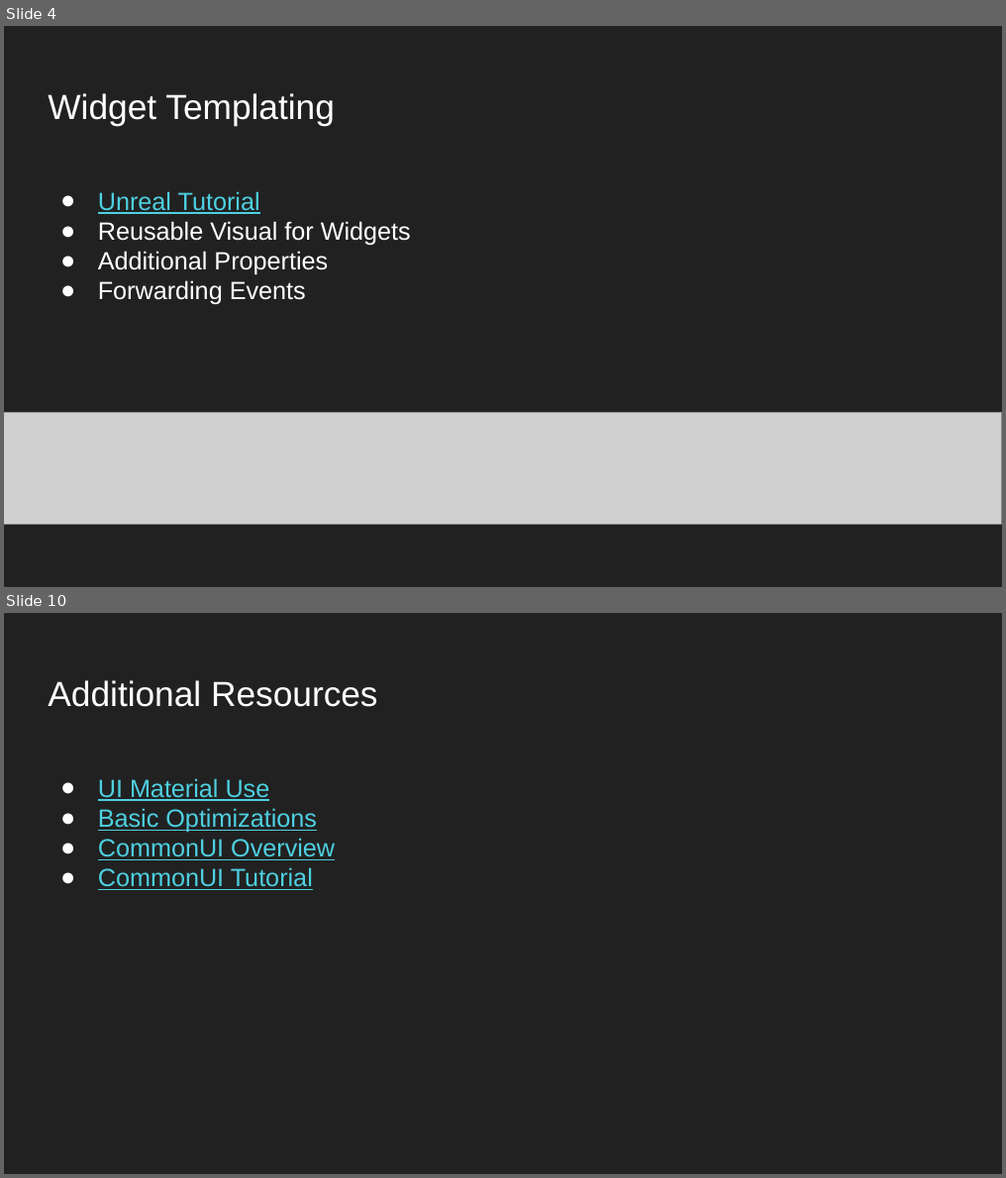
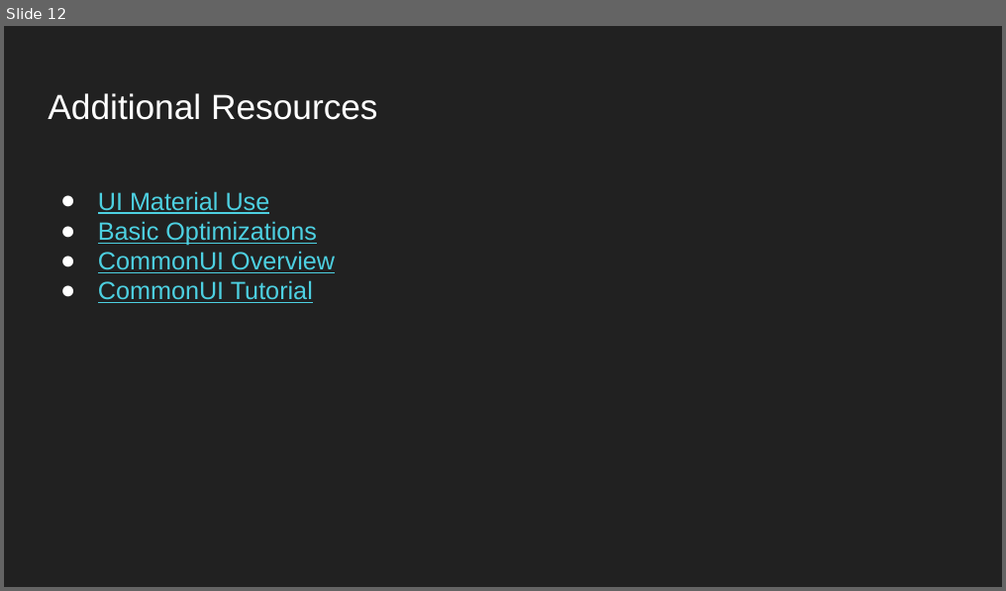
Before and after one commit to WotanCZ/MFF_UE_Lecture, a slide deck: UI/Unreal Engine Lecture - UI.pptx. Shown one above the other, each under a label of ours: slides 4 and 10 before the commit, slide 12 after it; the slides between them are not shown. The pictures are 1006x1178 and 1006x591 pixels, drawn with LibreOffice and Linux fonts; fonts in the diff are those of the drawing; grey boxes stand for pictures; background and template pictures are left out. Boxes give left, top, right and bottom in pixels: in the first picture for what was removed or moved away, otherwise in the second. Text is boxed around its words. In the diff, an @@ line names an element or a change of style, - is before the commit and + after.

```diff
--- a/UI/Unreal Engine Lecture - UI.pptx
+++ b/UI/Unreal Engine Lecture - UI.pptx
@@ slide 4 removed at (x1=4, y1=26, x2=1002, y2=587), background picture (left out) @@
@@ title removed at (x1=48, y1=93, x2=335, y2=125) @@
-Widget Templating
@@ title removed at (x1=98, y1=191, x2=411, y2=305) @@
-● Unreal Tutorial
-● Reusable Visual for Widgets
-● Additional Properties
-● Forwarding Events
@@ picture removed at (x1=4, y1=412, x2=1002, y2=524) @@
@@ what was slide 10 is now slide 12 @@
```
Also in this commit, not shown: 7 slides changed, 4 slides added, 1 other slide removed, 2 other files.
